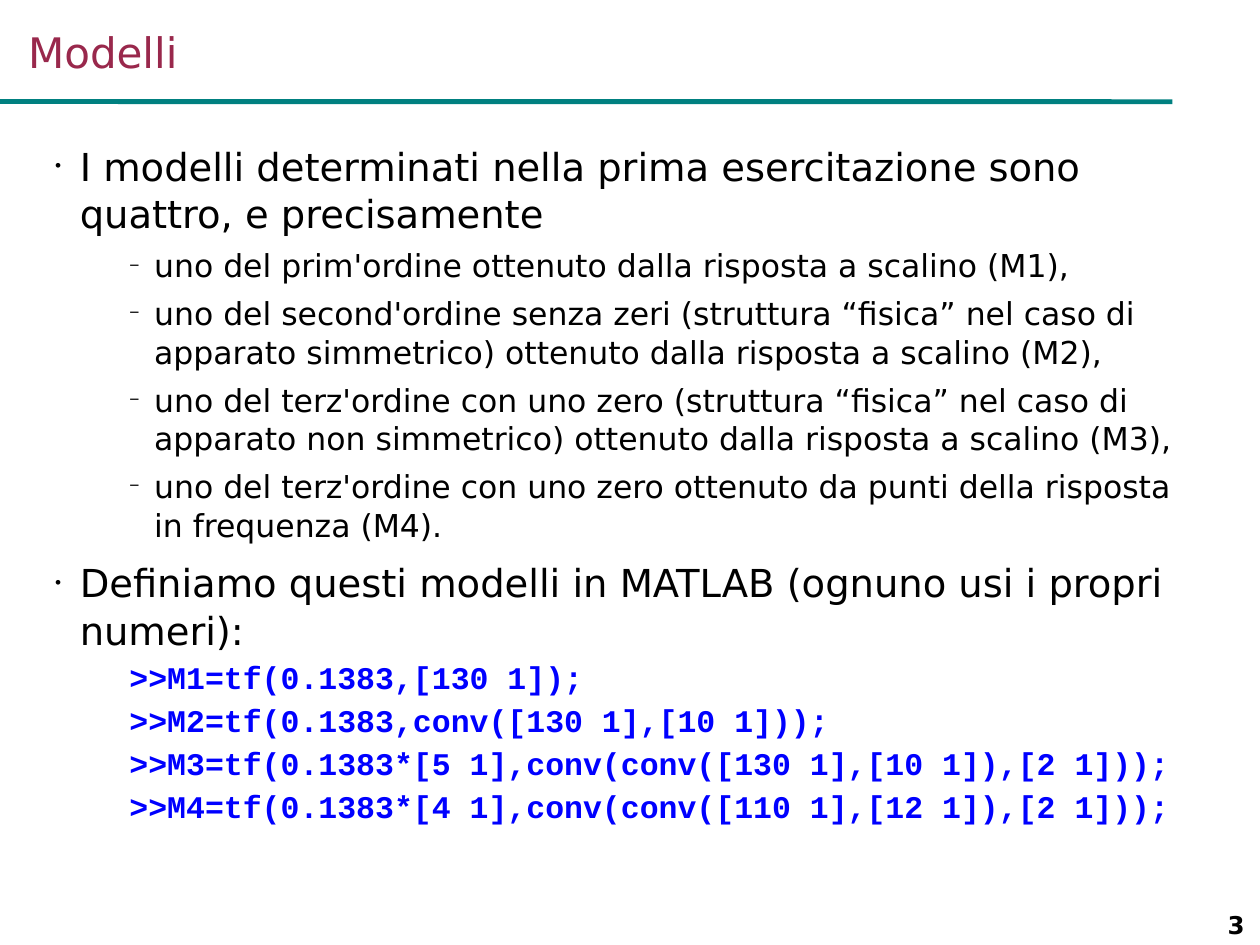
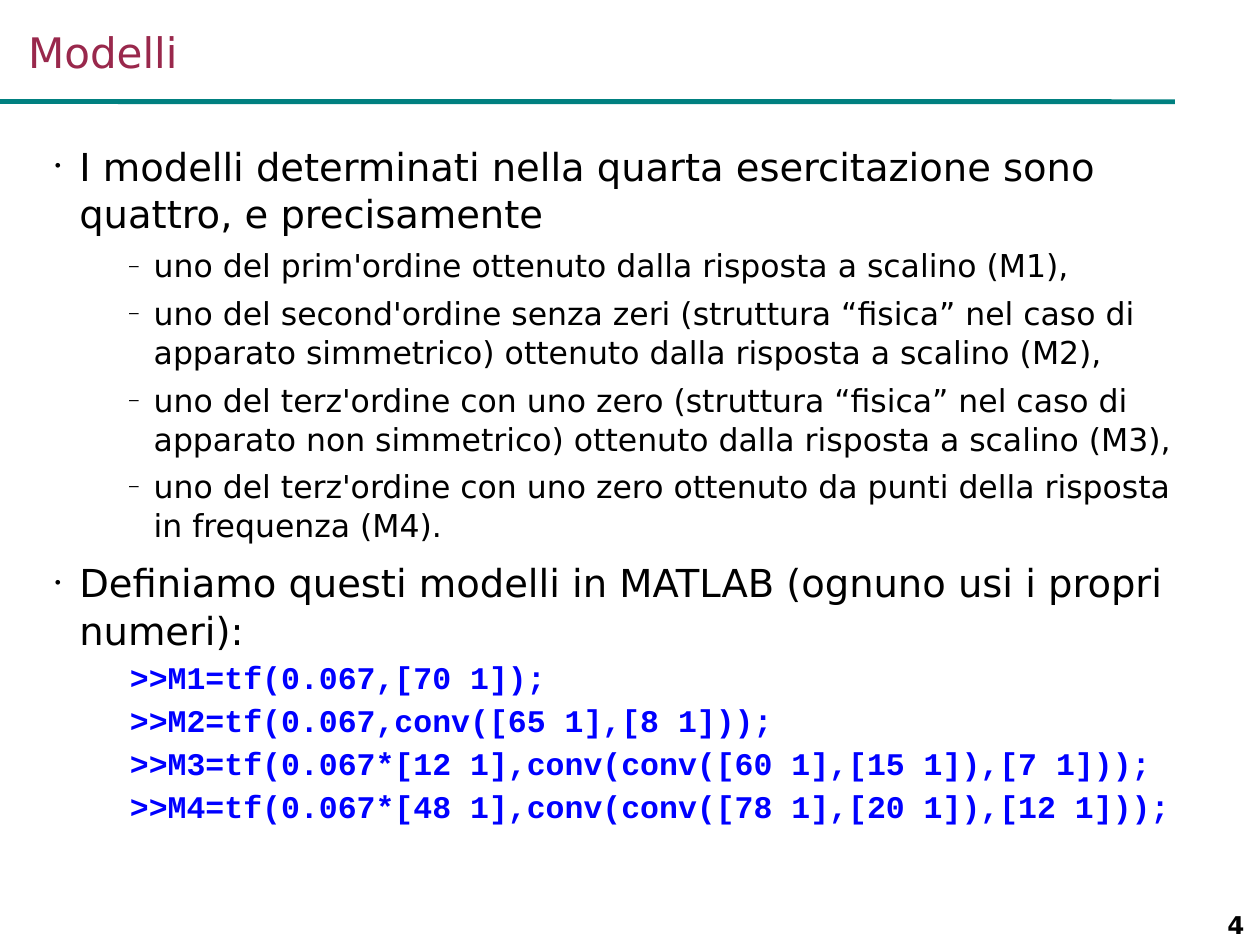
Before and after one commit to looms-polimi/FdA_Lab, a slide deck: slide 4 of FdA_courseware/FdA_Lab2.ppt (slide 3 before the commit). Drawn at 1260x945 pixels with LibreOffice and Linux fonts; fonts in the diff are those of the drawing; background and template pictures are left out. Boxes give left, top, right and bottom in pixels: in the first picture for what was removed or moved away, otherwise in the second. Text is boxed around its words. In the diff, an @@ line names an element or a change of style, - is before the commit and + after.

Commit message:
Fixed typo in session 2 slides

```diff
--- a/FdA_courseware/FdA_Lab2.ppt
+++ b/FdA_courseware/FdA_Lab2.ppt
@@ text at box(79, 151, 1094, 236): text changed @@
-• I modelli determinati nella prima esercitazione sono quattro, e precisamente
+• I modelli determinati nella quarta esercitazione sono quattro, e precisamente
@@ text at box(79, 253, 1171, 650): bullet − to –; indent changed @@
@@ text at box(130, 666, 1169, 825): text changed @@
-      >>M1=tf(0.1383,[130 1]);
-      >>M2=tf(0.1383,conv([130 1],[10 1]));
-      >>M3=tf(0.1383*[5 1],conv(conv([130 1],[10 1]),[2 1]));
-      >>M4=tf(0.1383*[4 1],conv(conv([110 1],[12 1]),[2 1]));
+      >>M1=tf(0.067,[70 1]);
+      >>M2=tf(0.067,conv([65 1],[8 1]));
+      >>M3=tf(0.067*[12 1],conv(conv([60 1],[15 1]),[7 1]));
+      >>M4=tf(0.067*[48 1],conv(conv([78 1],[20 1]),[12 1]));
@@ page number at box(1227, 916, 1244, 934): text changed @@
-3
+4
```
Also in this commit, not shown: 15 other slides changed, 2 slides added, 10 slides removed, 1 other file.
